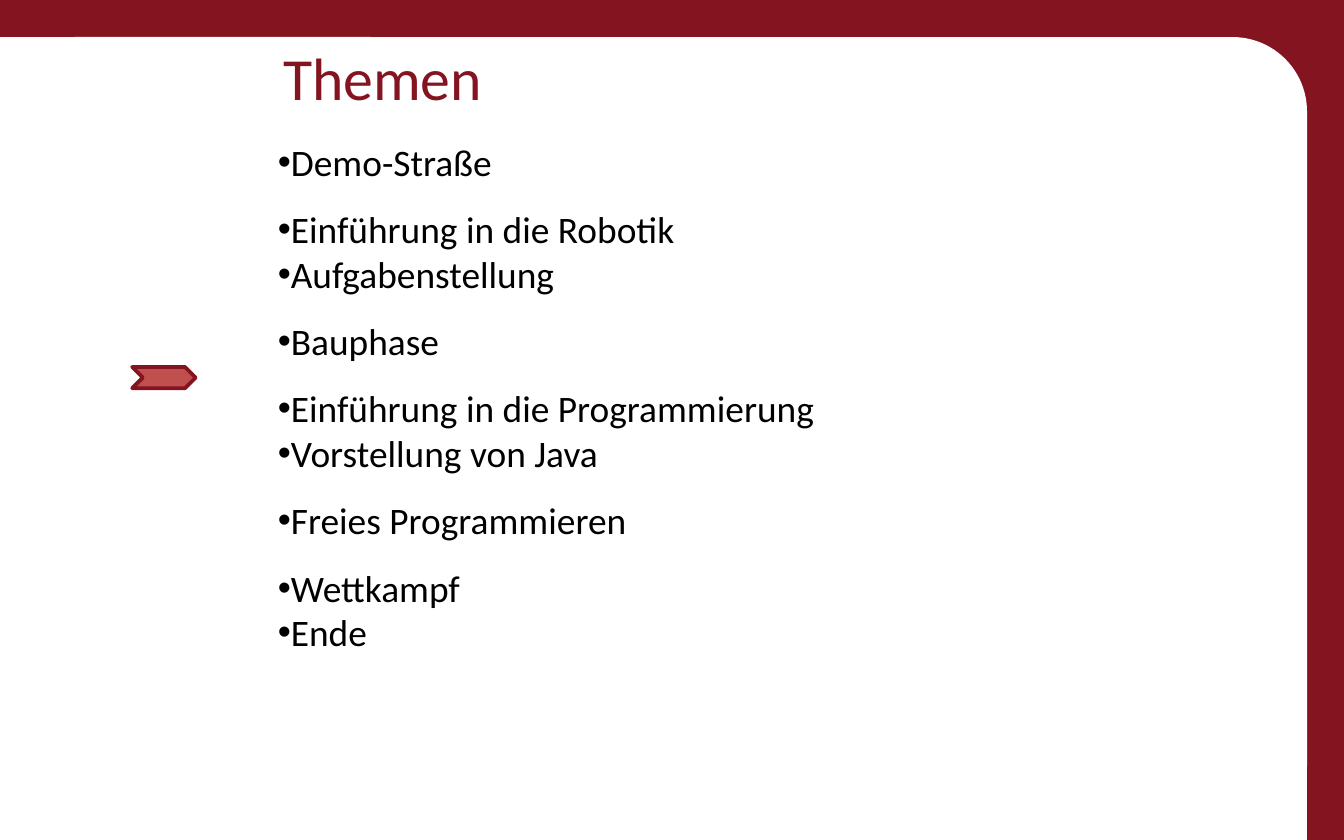
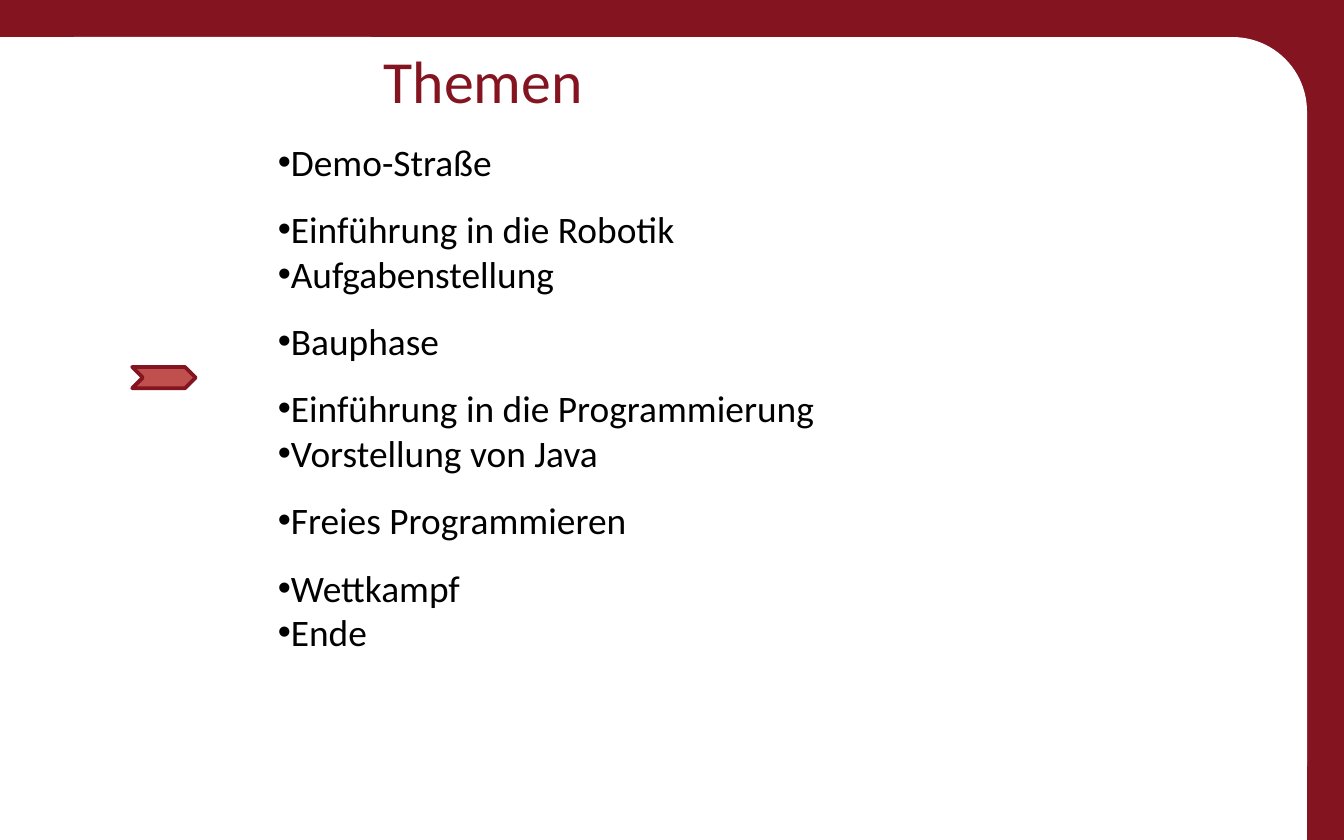
Before and after one commit to Roboscope/java-with-nao, a slide deck: slide 2 of Präsentationen/Fortgeschritten - Java mit NAO.pptx. Drawn at 1344x840 pixels with LibreOffice and Linux fonts; fonts in the diff are those of the drawing; background and template pictures are left out. Boxes give left, top, right and bottom in pixels: in the first picture for what was removed or moved away, otherwise in the second. Text is boxed around its words. In the diff, an @@ line names an element or a change of style, - is before the commit and + after.

```diff
--- a/Präsentationen/Fortgeschritten - Java mit NAO.pptx
+++ b/Präsentationen/Fortgeschritten - Java mit NAO.pptx
@@ title "Themen": place and size @@
-title "Themen" at box(283, 58, 482, 101)
+title "Themen" at box(384, 61, 583, 104)
```
Also in this commit, not shown: 2 other files.
